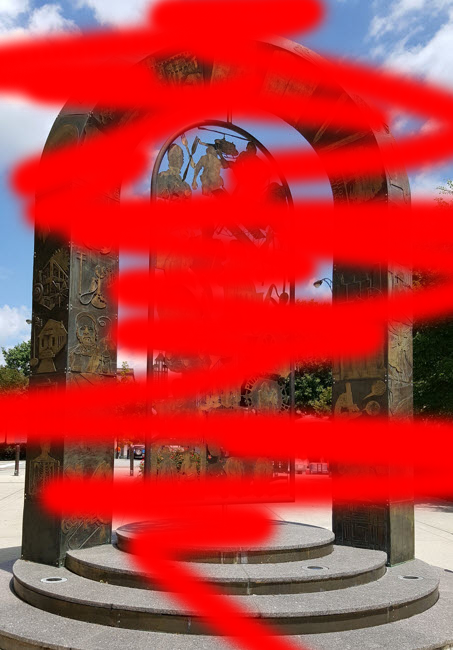
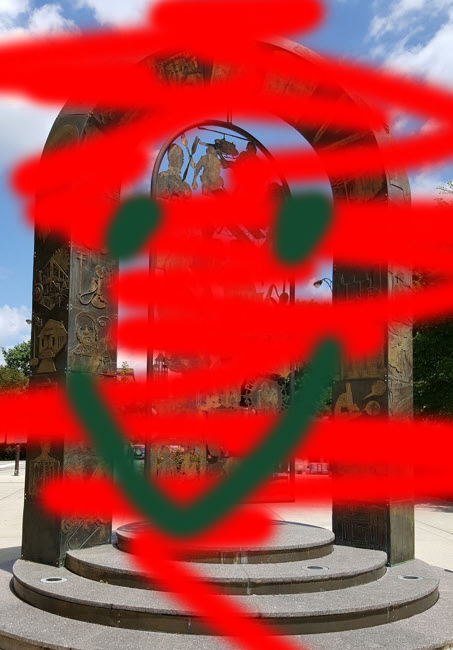
Two versions of the same layered image (453 × 650). Layer-by-layer changes:
added layer "Layer 2" above "Layer 1" over 48, 174, 361, 555
